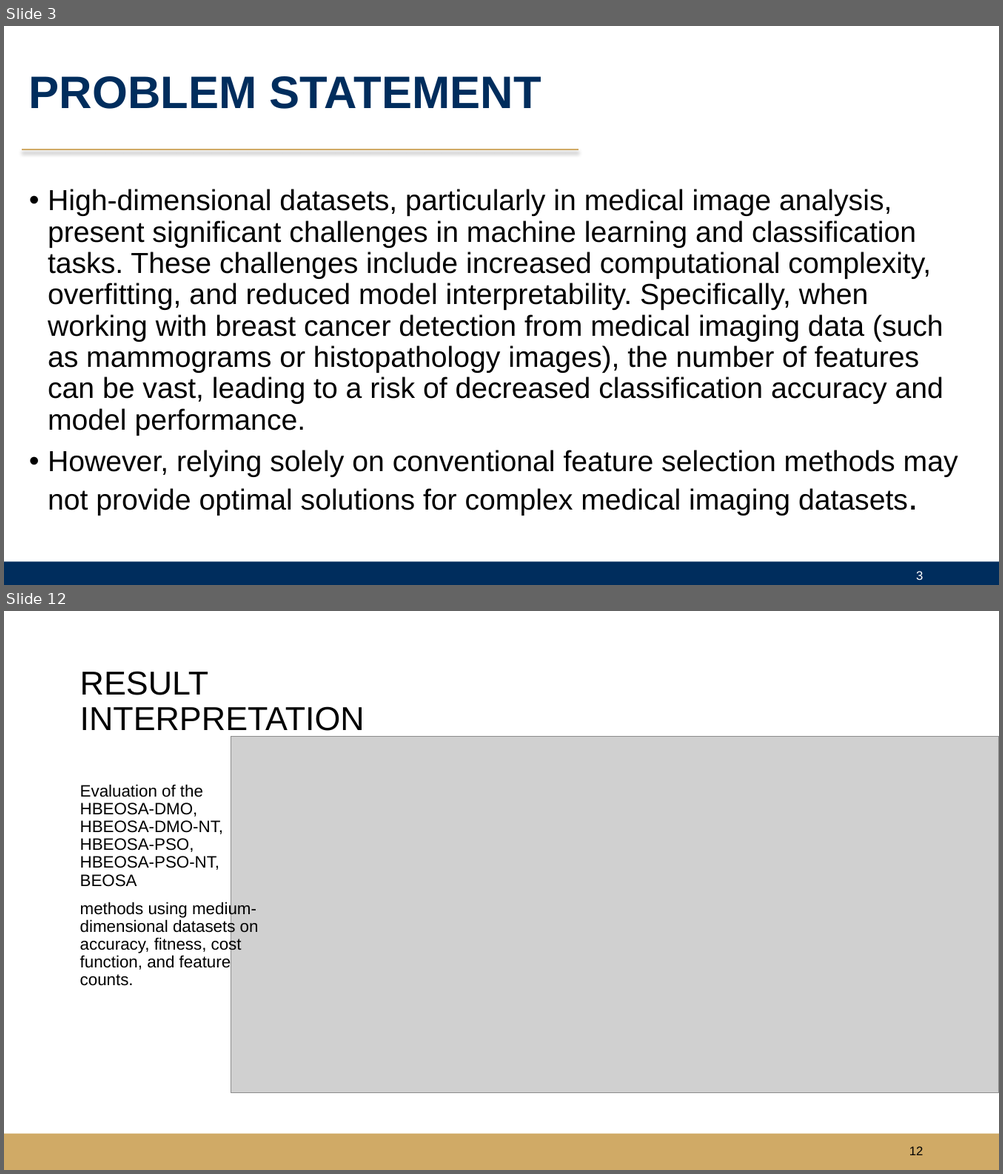
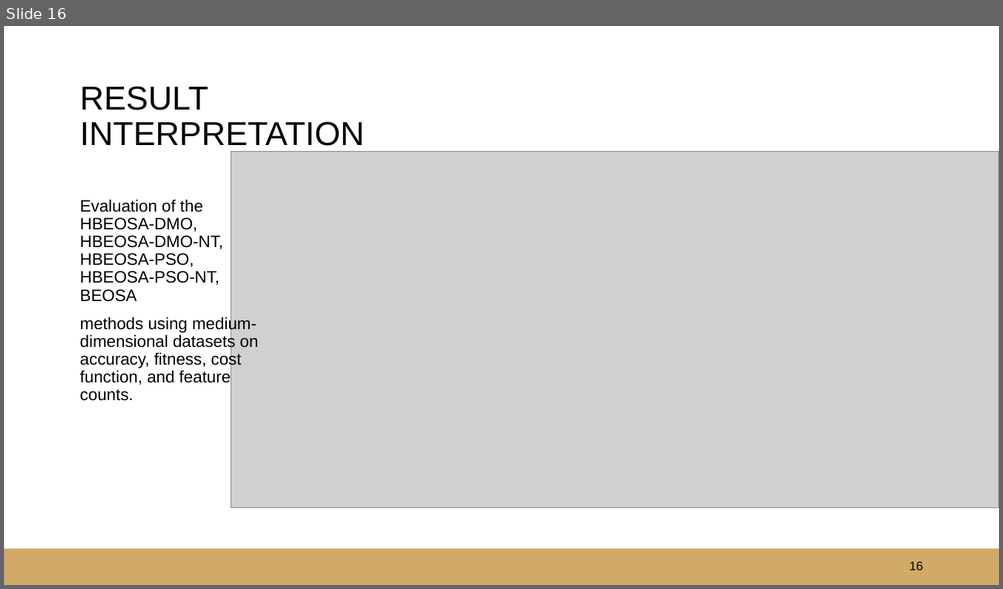
Before and after one commit to justicetetteh233/FINAL_YEAR_PROJECT_SEMI_FINISHED_VERSION, a slide deck: INSIGHT_SLIDES/An_adaptation_of_hybrid_binary_optimization_algorithms_for_3_version_presentation_1 copy.pptx. Shown one above the other, each under a label of ours: slides 3 and 12 before the commit, slide 16 after it; the slides between them are not shown. The pictures are 1003x1174 and 1003x589 pixels, drawn with LibreOffice and Linux fonts; fonts in the diff are those of the drawing; grey boxes stand for pictures; background and template pictures are left out. Boxes give left, top, right and bottom in pixels: in the first picture for what was removed or moved away, otherwise in the second. Text is boxed around its words. In the diff, an @@ line names an element or a change of style, - is before the commit and + after.

```diff
--- a/INSIGHT_SLIDES/An_adaptation_of_hybrid_binary_optimization_algorithms_for_3_version_presentation_1 copy.pptx
+++ b/INSIGHT_SLIDES/An_adaptation_of_hybrid_binary_optimization_algorithms_for_3_version_presentation_1 copy.pptx
@@ slide 3 removed at (4, 26, 999, 585), background #FFFFFF @@
@@ title removed at (29, 76, 541, 109) @@
-PROBLEM STATEMENT
@@ line removed from (22, 150) to (578, 150) @@
@@ text removed at (48, 189, 958, 516) @@
-• High-dimensional datasets, particularly in medical image analysis, present significant challenges in machine learning and classification tasks. These challenges include increased computational complexity, overfitting, and reduced model interpretability. Specifically, when working with breast cancer detection from medical imaging data (such as mammograms or histopathology images), the number of features can be vast, leading to a risk of decreased classification accuracy and model performance.
-• However, relying solely on conventional feature selection methods may not provide optimal solutions for complex medical imaging datasets.
@@ rectangle removed at (4, 562, 999, 585) @@
@@ page number removed at (916, 571, 922, 580) @@
-3
@@ what was slide 12 is now slide 16 @@
@@ page number at (909, 562, 923, 571): text changed @@
-12
+16
```
Also in this commit, not shown: 6 slides changed, 9 slides added, 5 other slides removed, 10 other files.
